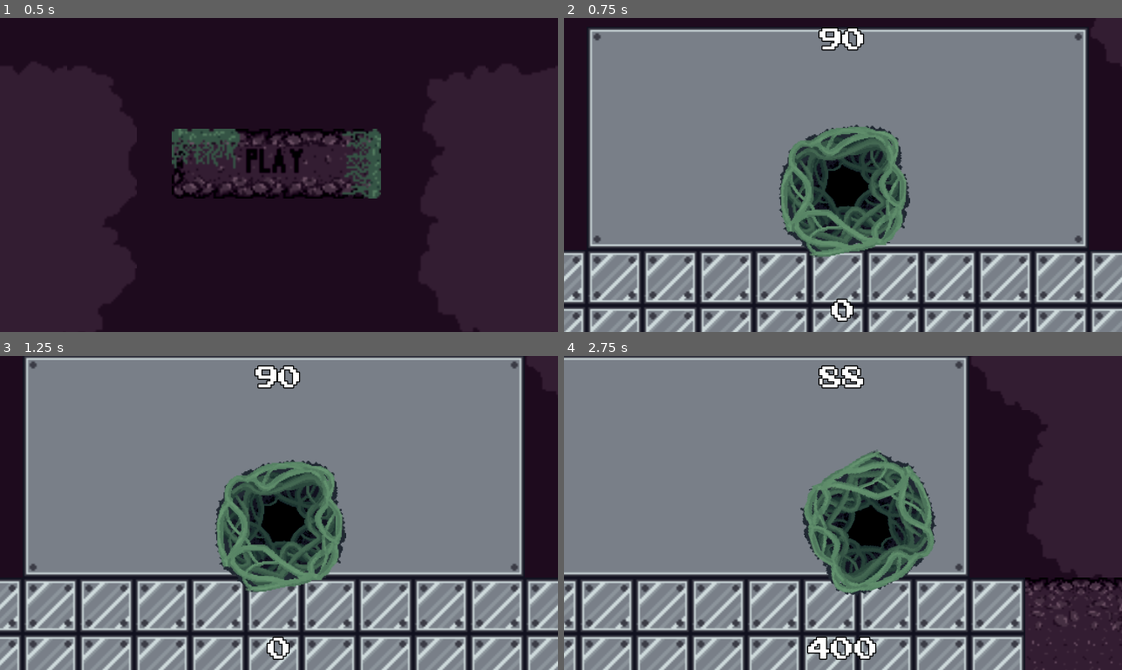
Above: before the commit, frames 1-4 (two rows, left to right).
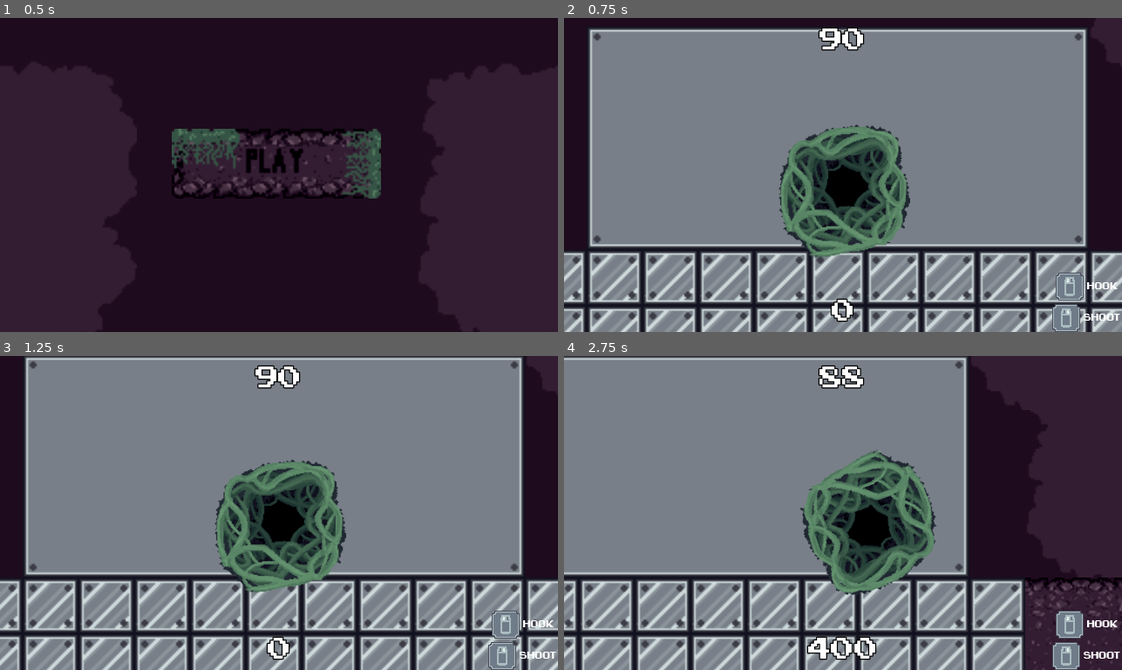
Above: after the commit, the same moments.

Repository: ViolInKK/Pirate-Software-Gamejam
Game: Godot game, scene res://scenes/ui/main_menu.tscn
Same seed, same stepped clock (60 frames per second), same inputs: the game is played once before the commit and once after it.
Inputs (mouse positions are in pixels of both pictures, inside the frame that each line leads up to):
- Up to frame 1 (0.5 s): no input
- Up to frame 2 (0.75 s): click (843, 171) at 0.5 s
- Up to frame 3 (1.25 s): no input
- Up to frame 4 (2.75 s): move the mouse to (965, 497) at 1.27 s; hold D (right) 1.28-2.03 s; hold Right mouse button (secondary action) 1.28-2.03 s; click (965, 497) at 1.42 s; move the mouse to (731, 528) at 2.02 s; hold S (down) from 2.03 s (still down); right-click (731, 528) at 2.1 s; click (731, 528) at 2.17 s

Frame 1 is identical in both runs. In frame 2, 0.7% of the frame differs, in the area x 87-100%, y 81-100%; in frame 3, 0.7%; in frame 4, 1.1%.

Commit message:
controls ui

Diff:
--- a/scenes/ui/ui.tscn
+++ b/scenes/ui/ui.tscn
@@ -1,6 +1,8 @@
-[gd_scene load_steps=4 format=3 uid="uid://cy7blagolp2m3"]
+[gd_scene load_steps=8 format=3 uid="uid://cy7blagolp2m3"]
 
 [ext_resource type="FontFile" uid="uid://cm6v20yjr5qbw" path="res://assets/ui/font.TTF" id="1_yjtvm"]
+[ext_resource type="Texture2D" uid="uid://ussi74h6v4qt" path="res://assets/ui/left_mouse_icon.png" id="2_py0n1"]
+[ext_resource type="Texture2D" uid="uid://cwqlycdgvcbjy" path="res://assets/ui/right_mouse_icon.png" id="3_mteon"]
 
 [sub_resource type="LabelSettings" id="LabelSettings_gw1y7"]
 font_size = 48
@@ -11,6 +13,12 @@
 font_size = 48
 outline_size = 5
 outline_color = Color(0, 0, 0, 1)
+
+[sub_resource type="LabelSettings" id="LabelSettings_6ctbe"]
+font = ExtResource("1_yjtvm")
+
+[sub_resource type="LabelSettings" id="LabelSettings_qaa56"]
+font = ExtResource("1_yjtvm")
 
 [node name="UI" type="CanvasLayer"]
 
@@ -39,3 +47,41 @@
 label_settings = SubResource("LabelSettings_ix2ud")
 horizontal_alignment = 1
 vertical_alignment = 1
+
+[node name="VBoxContainer" type="VBoxContainer" parent="."]
+anchors_preset = 3
+anchor_left = 1.0
+anchor_top = 1.0
+anchor_right = 1.0
+anchor_bottom = 1.0
+offset_left = -80.0
+offset_top = -68.0
+grow_horizontal = 0
+grow_vertical = 0
+
+[node name="HBoxContainer" type="HBoxContainer" parent="VBoxContainer"]
+layout_mode = 2
+alignment = 1
+
+[node name="TextureRect" type="TextureRect" parent="VBoxContainer/HBoxContainer"]
+layout_mode = 2
+texture = ExtResource("2_py0n1")
+
+[node name="Label" type="Label" parent="VBoxContainer/HBoxContainer"]
+layout_mode = 2
+text = "HOOK"
+label_settings = SubResource("LabelSettings_6ctbe")
+horizontal_alignment = 1
+vertical_alignment = 1
+
+[node name="HBoxContainer2" type="HBoxContainer" parent="VBoxContainer"]
+layout_mode = 2
+
+[node name="TextureRect" type="TextureRect" parent="VBoxContainer/HBoxContainer2"]
+layout_mode = 2
+texture = ExtResource("3_mteon")
+
+[node name="Label" type="Label" parent="VBoxContainer/HBoxContainer2"]
+layout_mode = 2
+text = "SHOOT"
+label_settings = SubResource("LabelSettings_qaa56")
Binary file added: assets/ui/left_mouse_icon.png
Not shown, added: assets/ui/left_mouse_icon.png.import
Binary file added: assets/ui/right_mouse_icon.png
Not shown, added: assets/ui/right_mouse_icon.png.import
Not shown, changed: export_presets.cfg
Not shown, added: builds/Lurking Lianas.exe
